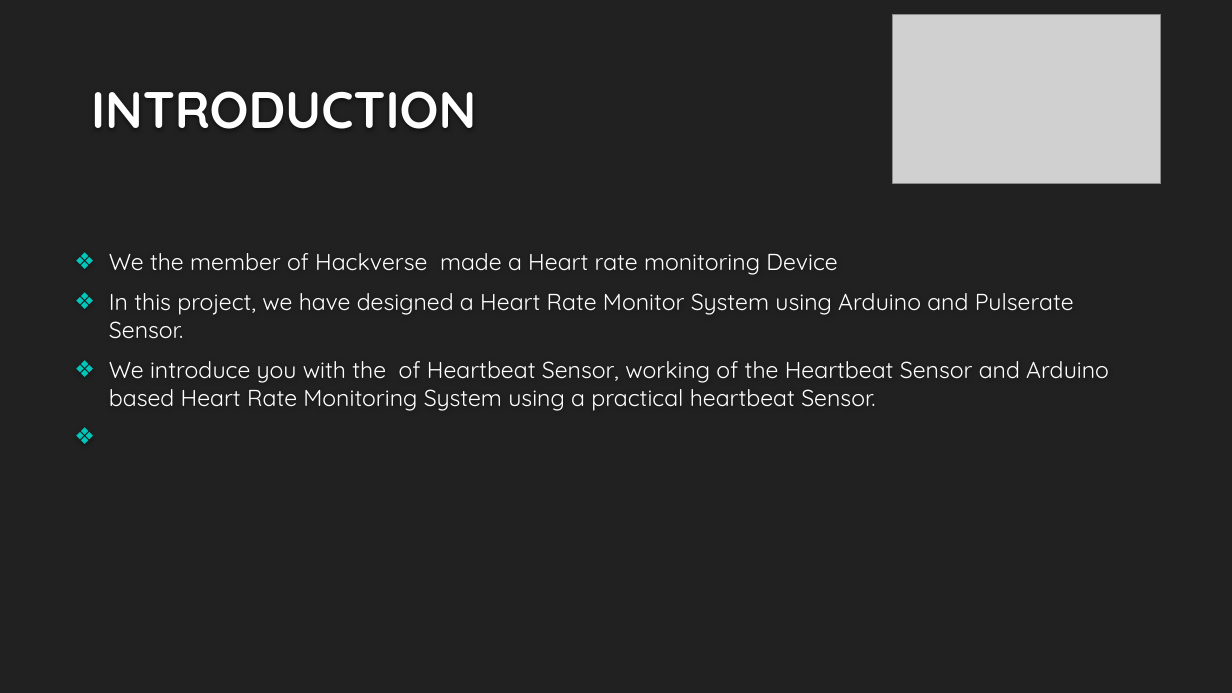
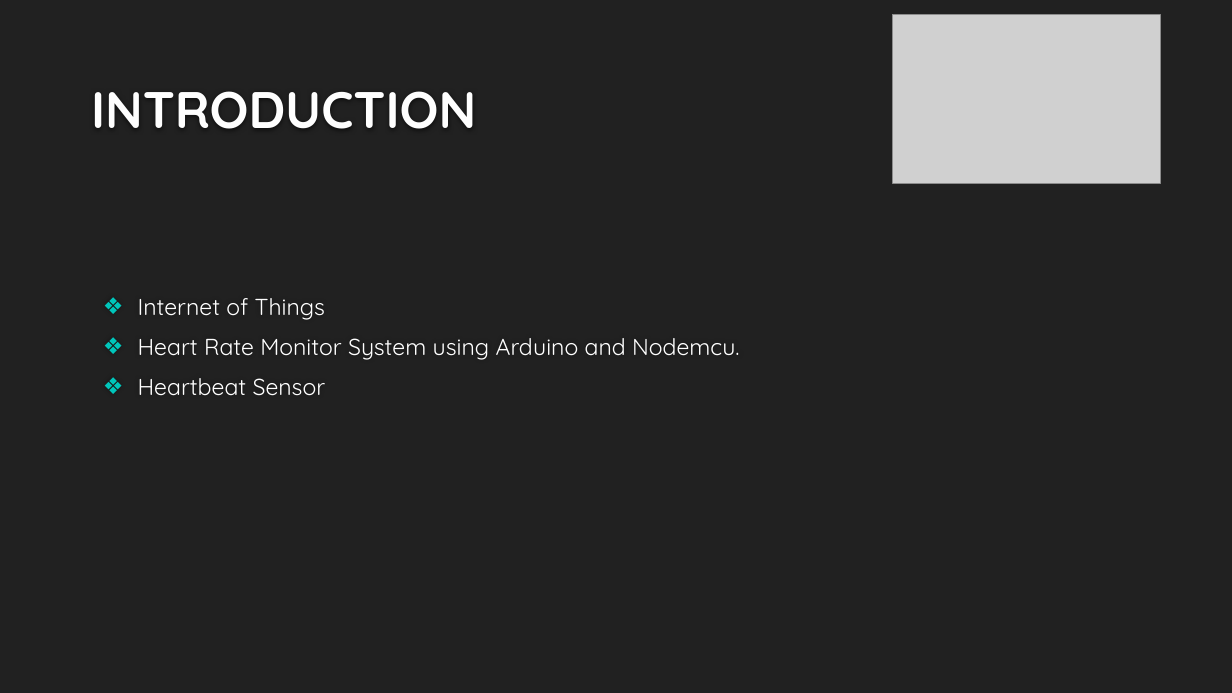
Before and after one commit to amitgit0304/CodeCrafters1, a slide deck: slide 2 of Presentation/Presentation.pptx. Drawn at 1232x693 pixels with LibreOffice and Linux fonts; fonts in the diff are those of the drawing; grey boxes stand for pictures; background and template pictures are left out. Boxes give left, top, right and bottom in pixels: in the first picture for what was removed or moved away, otherwise in the second. Text is boxed around its words. In the diff, an @@ line names an element or a change of style, - is before the commit and + after.

```diff
--- a/Presentation/Presentation.pptx
+++ b/Presentation/Presentation.pptx
@@ text at <box>138,298,740,396</box>: text changed @@
-❖ We the member of Hackverse made a Heart rate monitoring Device
-❖ In this project, we have designed a Heart Rate Monitor System using Arduino and Pulserate Sensor.
-❖ We introduce you with the of Heartbeat Sensor, working of the Heartbeat Sensor and Arduino based Heart Rate Monitoring System using a practical heartbeat Sensor.
+❖ Internet of Things
+❖ Heart Rate Monitor System using Arduino and Nodemcu.
+❖ Heartbeat Sensor
```
Also in this commit, not shown: 6 other slides changed, 3 slides added, 3 slides removed.
